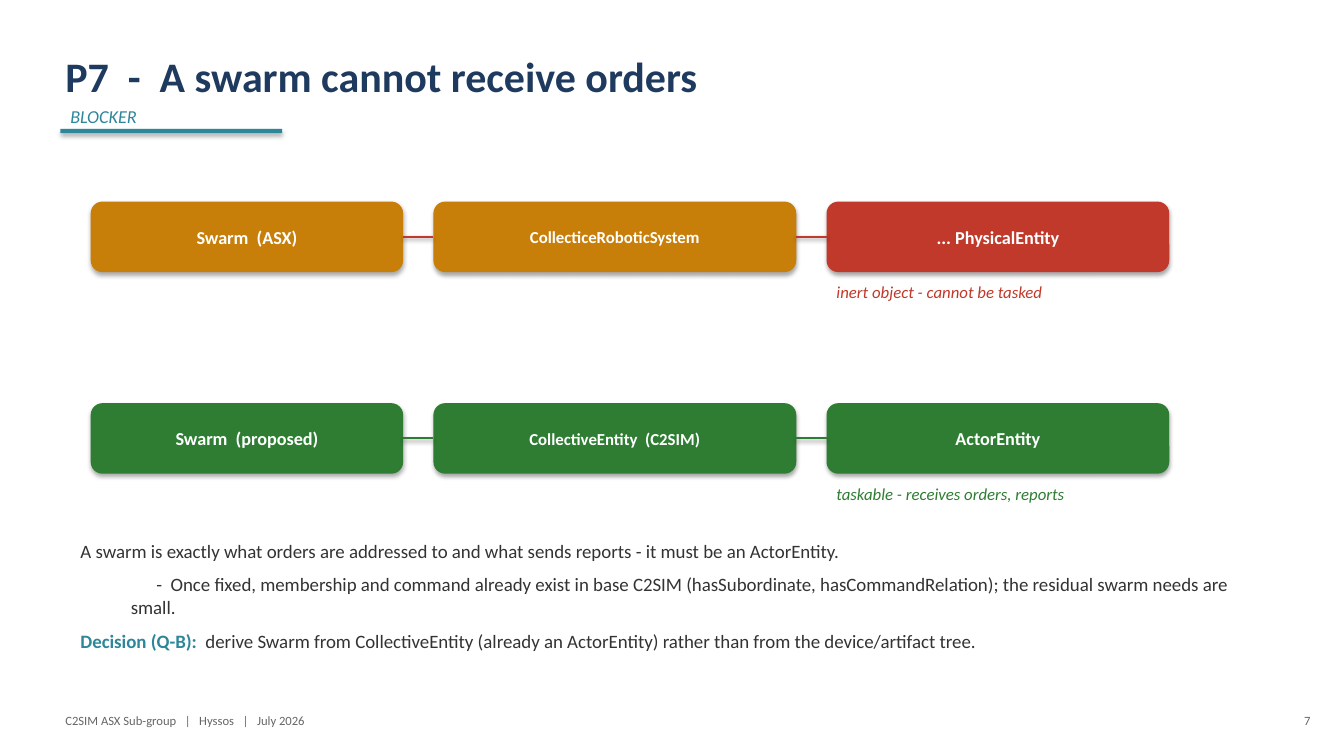
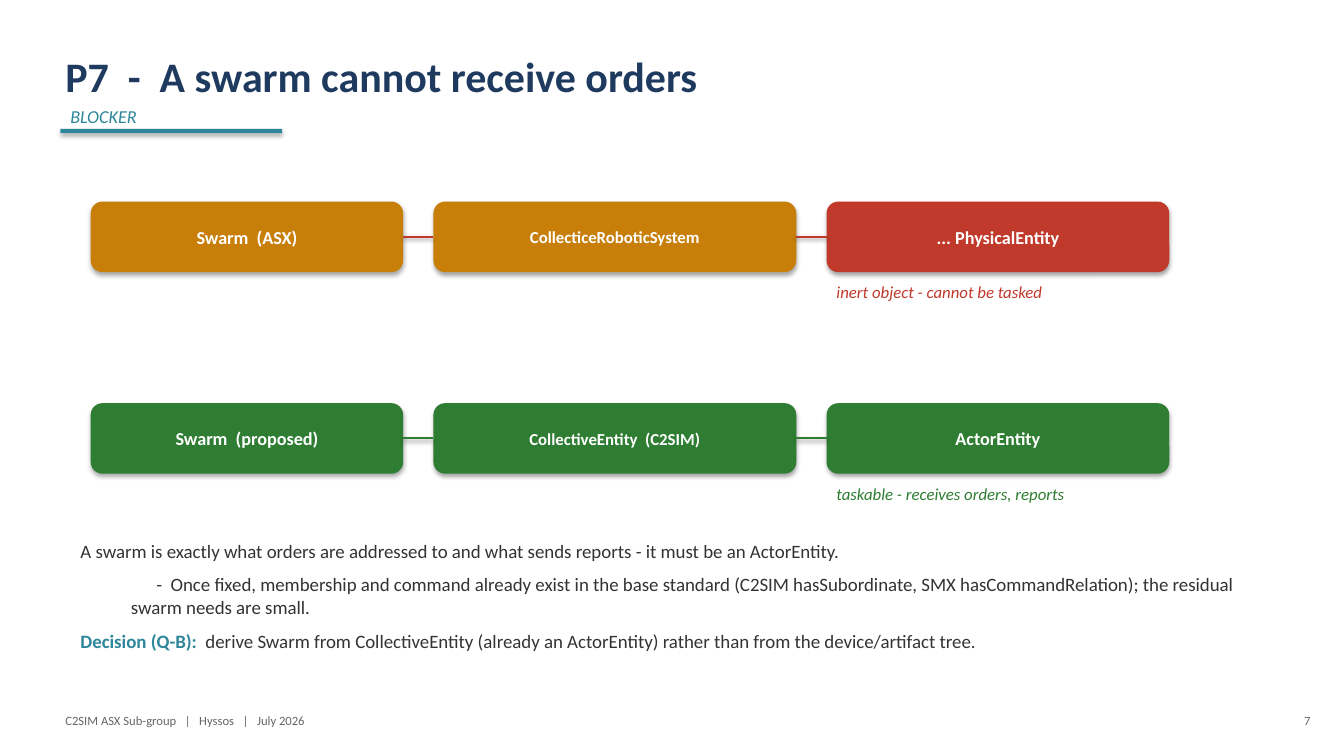
Before and after one commit to hyssostech/C2SIMArtifacts, a slide deck: slide 7 of Subgroups/ASX/InstantiationReview/ASX-Instantiation-Findings.pptx. Drawn at 1344x756 pixels with LibreOffice and Linux fonts; fonts in the diff are those of the drawing. Boxes give left, top, right and bottom in pixels: in the first picture for what was removed or moved away, otherwise in the second. Text is boxed around its words. In the diff, an @@ line names an element or a change of style, - is before the commit and + after.

```diff
--- a/Subgroups/ASX/InstantiationReview/ASX-Instantiation-Findings.pptx
+++ b/Subgroups/ASX/InstantiationReview/ASX-Instantiation-Findings.pptx
@@ text at <box>131,577,1233,614</box>: text changed @@
-  - Once fixed, membership and command already exist in base C2SIM (hasSubordinate, hasCommandRelation); the residual swarm needs are small.
+  - Once fixed, membership and command already exist in the base standard (C2SIM hasSubordinate, SMX hasCommandRelation); the residual swarm needs are small.
```
Also in this commit, not shown: 6 other slides changed, 8 other files.
